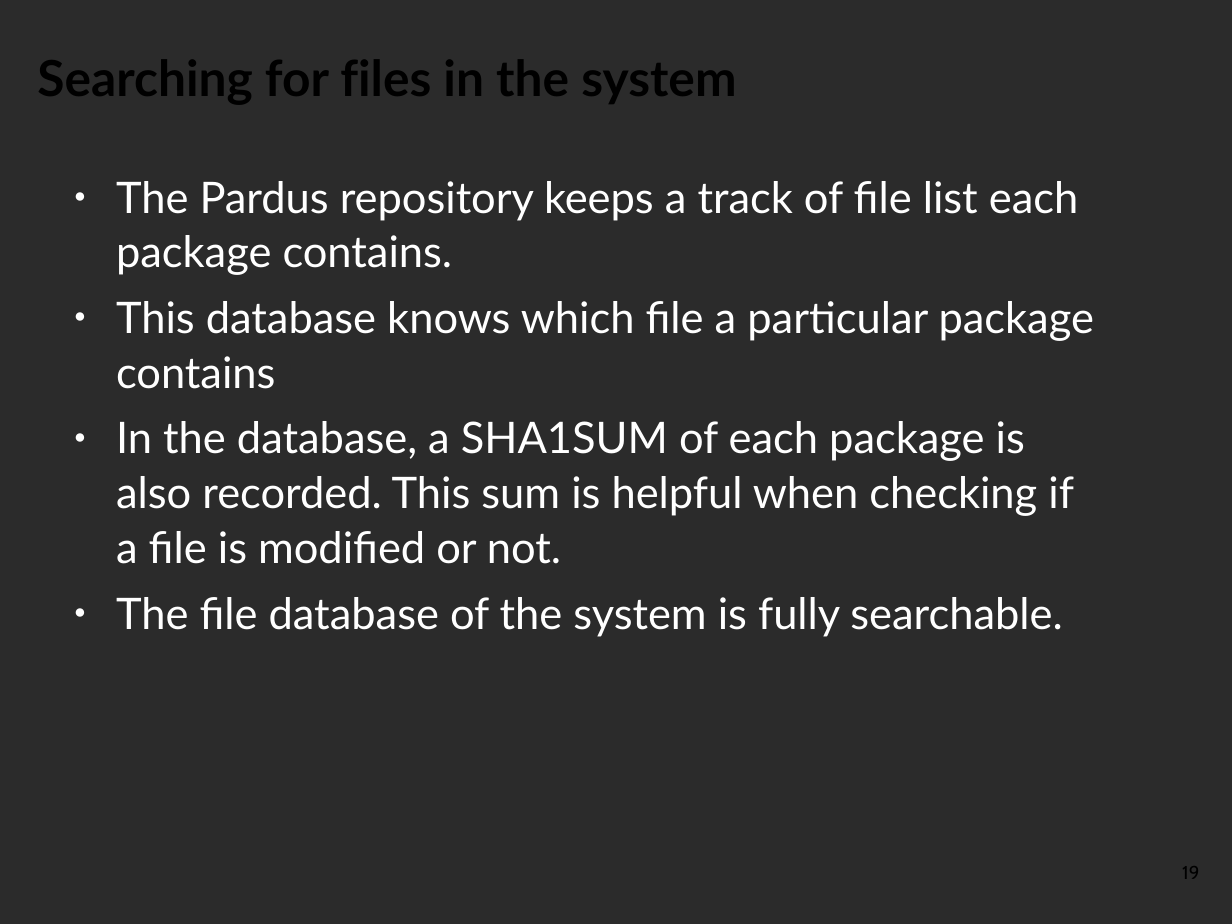
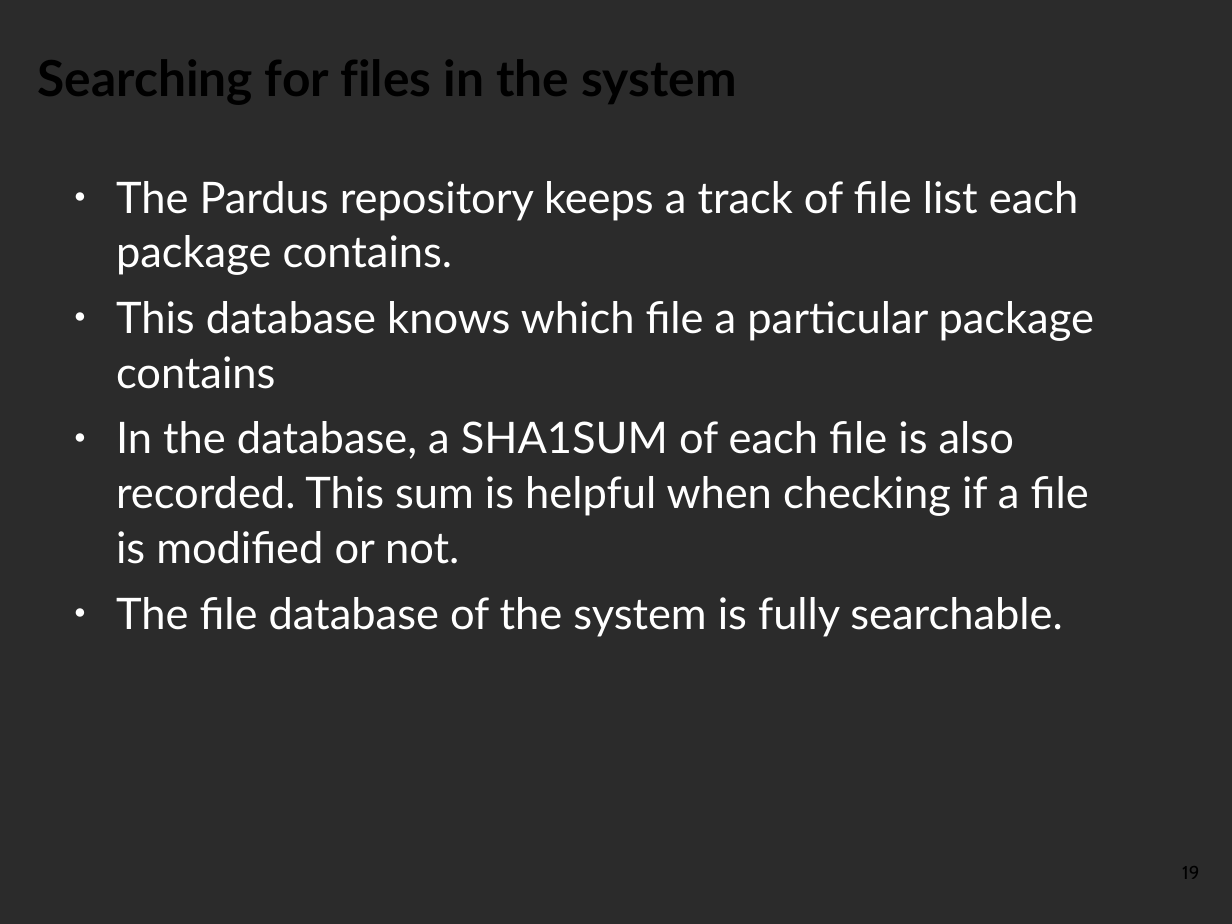
Before and after one commit to pars-linux/uludag, a slide deck: slide 19 of promotion/presentations/PardusGenel/introduction-to-pisi.odp. Drawn at 1232x924 pixels with LibreOffice and Linux fonts; fonts in the diff are those of the drawing; background and template pictures are left out; a plain dark background stands for a picture behind light text. Boxes give left, top, right and bottom in pixels: in the first picture for what was removed or moved away, otherwise in the second. Text is boxed around its words. In the diff, an @@ line names an element or a change of style, - is before the commit and + after.

```diff
--- a/promotion/presentations/PardusGenel/introduction-to-pisi.odp
+++ b/promotion/presentations/PardusGenel/introduction-to-pisi.odp
@@ text at [116, 421, 1089, 564]: text changed @@
-● In the database, a SHA1SUM of each package is also recorded. This sum is helpful when checking if a file is modified or not.
+● In the database, a SHA1SUM of each file is also recorded. This sum is helpful when checking if a file is modified or not.
```
Also in this commit, not shown: 13 other slides changed, 1 slide added.
